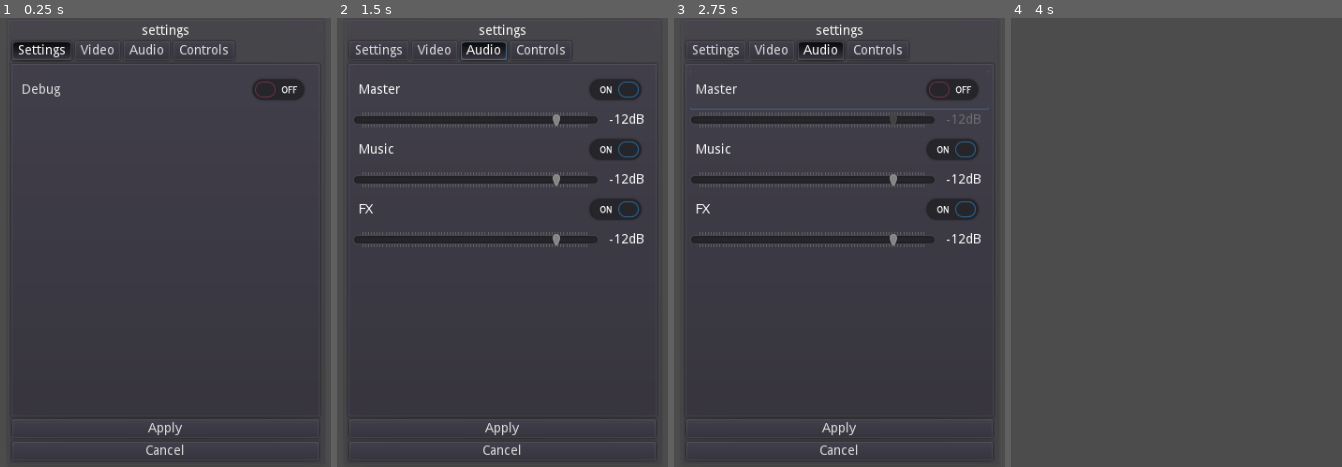
Above: before the commit, frames 1-4 (left to right).
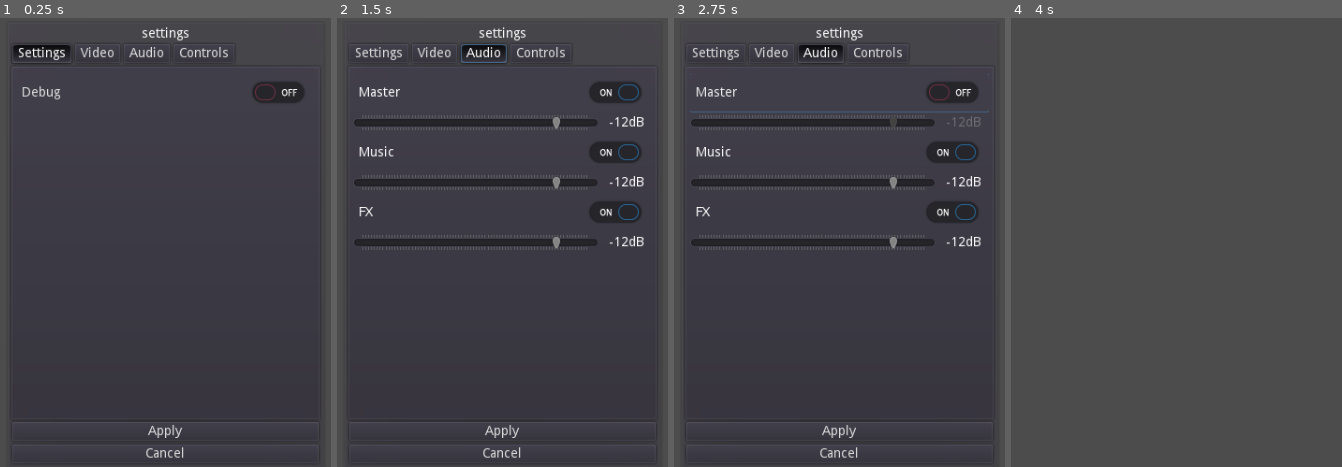
Above: after the commit, the same moments.

Repository: stalematestudio/ss-godot-game-boilerplate
Game: Godot game, scene res://scenes/settings/Settings.tscn
Two runs of this game, one before a commit and one after it. Both use one fixed random seed, a clock stepped at 60 frames per second and the inputs below. This scene is started directly instead of the project's main scene.
Inputs:
- Up to frame 1 (0.25 s): no input
- Up to frame 2 (1.5 s): click "Video" at 0.5 s; click "Audio" at 1.25 s
- Up to frame 3 (2.75 s): click "Master" at 2 s
- Up to frame 4 (4 s): click "FX" at 2.75 s; click "Apply" at 3.5 s

The runs differ from the first frame. In frame 1, 2.3% of the frame differs, in the area x 3-97%, y 1-98%; in frame 2, 6.6%; in frame 3, 7.0%; in frame 4, nothing differs.
Error after the commit: Attempt to call function 'set_stream' in base 'null instance' on a null instance. (res://scripts/global_scripts/AudioManager.gd:21)

Commit message:
Added test audio track for music and connected ui_focus_entered_audio_effect to root on gui_focus_changed signal

Diff:
--- a/scenes/main.tscn
+++ b/scenes/main.tscn
@@ -1,8 +1,9 @@
-[gd_scene load_steps=4 format=2]
+[gd_scene load_steps=5 format=2]
 
 [ext_resource path="res://scripts/main.gd" type="Script" id=1]
 [ext_resource path="res://scenes/title_scene/title_scene.tscn" type="PackedScene" id=2]
 [ext_resource path="res://scenes/intro_scene/intro_scene.tscn" type="PackedScene" id=3]
+[ext_resource path="res://assets/sounds/test_music.ogg" type="AudioStream" id=4]
 
 [node name="main" type="Node"]
 script = ExtResource( 1 )
@@ -14,5 +15,7 @@
 bus = "FX"
 
 [node name="Music_Player" type="AudioStreamPlayer" parent="."]
+stream = ExtResource( 4 )
+autoplay = true
 mix_target = 1
 bus = "Music"
--- a/scenes/settings/Settings.tscn
+++ b/scenes/settings/Settings.tscn
@@ -9,6 +9,8 @@
 anchor_left = 0.3
 anchor_right = 0.7
 anchor_bottom = 1.0
+margin_top = 3.0
+margin_bottom = 3.0
 theme = ExtResource( 3 )
 script = ExtResource( 1 )
 __meta__ = {
--- a/scripts/global_scripts/AudioManager.gd
+++ b/scripts/global_scripts/AudioManager.gd
@@ -1,4 +1,6 @@
 extends Node
+
+onready var root = get_node("/root")
 
 onready var Music_Player = get_node("/root/main/Music_Player")
 onready var FX_Player = get_node("/root/main/FX_Player")
@@ -12,7 +14,10 @@
 onready var accept_audio = preload("res://assets/sounds/accept.wav")
 onready var cancel_audio = preload("res://assets/sounds/cancel.wav")
 
-func ui_focus_entered_audio_effect():
+func _ready():
+	root.connect("gui_focus_changed", self, "ui_focus_entered_audio_effect")
+
+func ui_focus_entered_audio_effect(target=null):
 	FX_Player.set_stream(navigate_audio)
 	FX_Player.play()
 
--- a/scripts/scene_scripts/title_scene.gd
+++ b/scripts/scene_scripts/title_scene.gd
@@ -27,17 +27,13 @@
 	if profiles_exist:
 		continue_button.grab_focus()
 		continue_button.connect("pressed", self, "start_menu_button_pressed", ["continue"])
-		continue_button.connect("focus_entered", audio_manager, "ui_focus_entered_audio_effect")
 	else:
 		continue_button.set_disabled(true)
 		new_game_button.grab_focus()
 
 	new_game_button.connect("pressed", self, "start_menu_button_pressed", ["new"])
-	new_game_button.connect("focus_entered", audio_manager, "ui_focus_entered_audio_effect")
 	settings_button.connect("pressed", self, "start_menu_button_pressed", ["settings"])
-	settings_button.connect("focus_entered", audio_manager, "ui_focus_entered_audio_effect")
 	quit_button.connect("pressed", self, "start_menu_button_pressed", ["quit"])
-	quit_button.connect("focus_entered", audio_manager, "ui_focus_entered_audio_effect")
 
 func _input(event):
 	if ( event is InputEventJoypadButton ) or ( event is InputEventJoypadMotion ):
Not shown, added: assets/sounds/test_music.ogg.import
Not shown, added: assets/sounds/test_music.ogg
